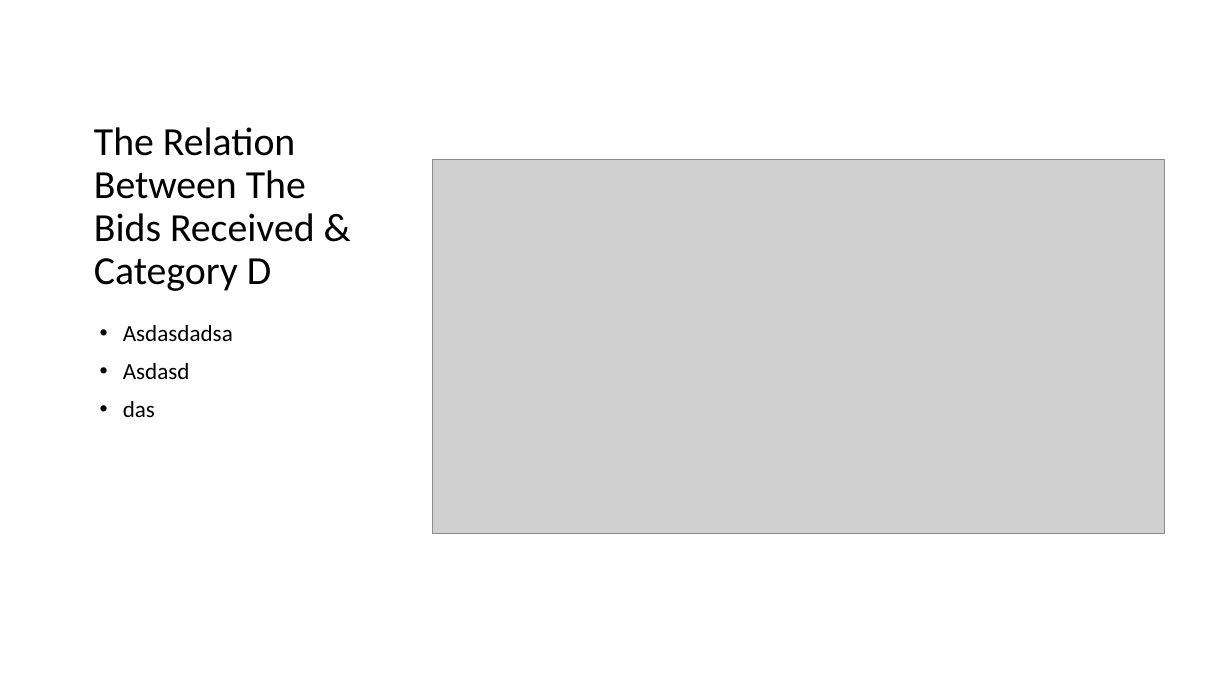
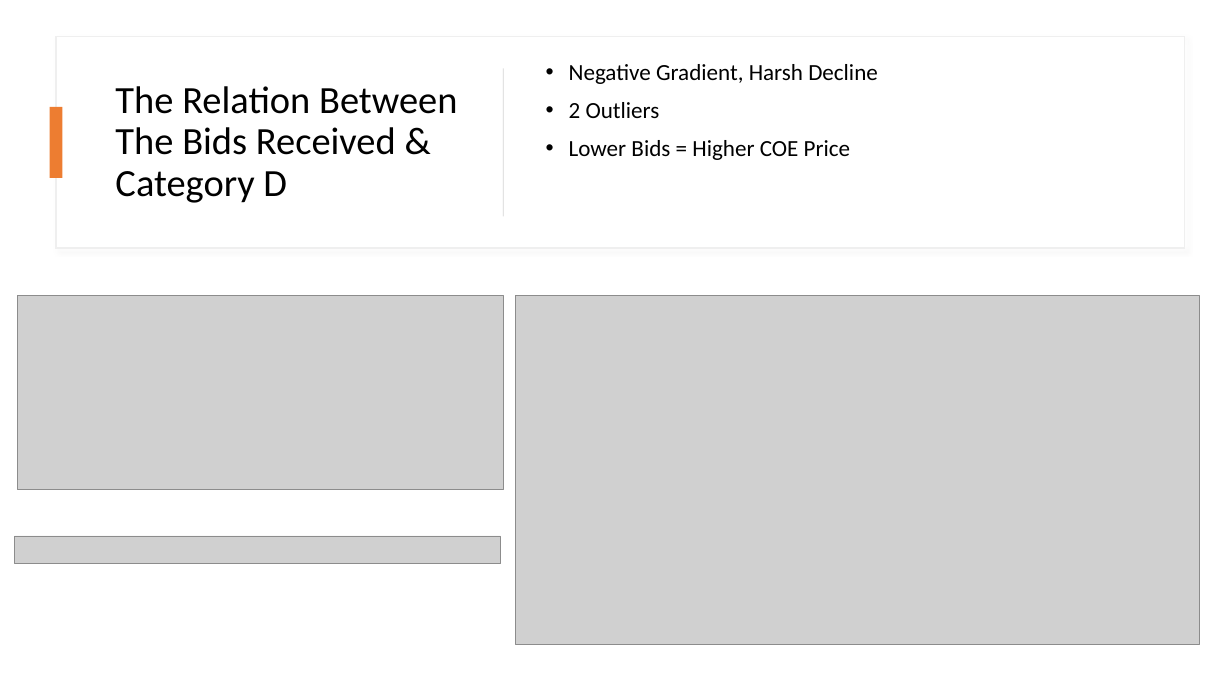
Before and after one commit to jurgen-tan-git/PDS-Assignments, a slide deck: slide 7 of JurgenTan_CA1.pptx (slide 4 before the commit). Drawn at 1232x693 pixels with LibreOffice and Linux fonts; fonts in the diff are those of the drawing; grey boxes stand for pictures. Boxes give left, top, right and bottom in pixels: in the first picture for what was removed or moved away, otherwise in the second. Text is boxed around its words. In the diff, an @@ line names an element or a change of style, - is before the commit and + after.

```diff
--- a/JurgenTan_CA1.pptx
+++ b/JurgenTan_CA1.pptx
@@ rectangle added at <box>56,37,1185,248</box>, fill #FFFFFF, outline #EFEFEF 1 pt @@
@@ title "The Relation Between The Bids ...": place and size @@
-title "The Relation Between The Bids ..." at <box>94,127,315,291</box>
+title "The Relation Between The Bids ..." at <box>115,86,457,203</box>
@@ title "The Relation Between The Bids ..." at <box>115,86,457,203</box>: size 31 to 30 pt; vertical alignment bottom to middle @@
@@ rectangle added at <box>503,69,504,217</box>, fill #D5D5D5 @@
@@ text added at <box>569,64,878,160</box>, 18 pt, text #000000 @@
+• Negative Gradient, Harsh Decline
+• 2 Outliers
+• Lower Bids = Higher COE Price
@@ rectangle added at <box>50,107,63,178</box>, fill #ED7D31 @@
@@ picture added at <box>18,296,504,490</box> @@
@@ picture: place and size @@
-picture at <box>433,160,1165,533</box>
+picture at <box>516,296,1200,644</box>
@@ text removed at <box>123,325,233,417</box> @@
-• Asdasdadsa
-• Asdasd
-• das
@@ picture added at <box>15,536,501,564</box> @@
```
Also in this commit, not shown: 5 other slides changed, 4 slides added, 4 other files.
